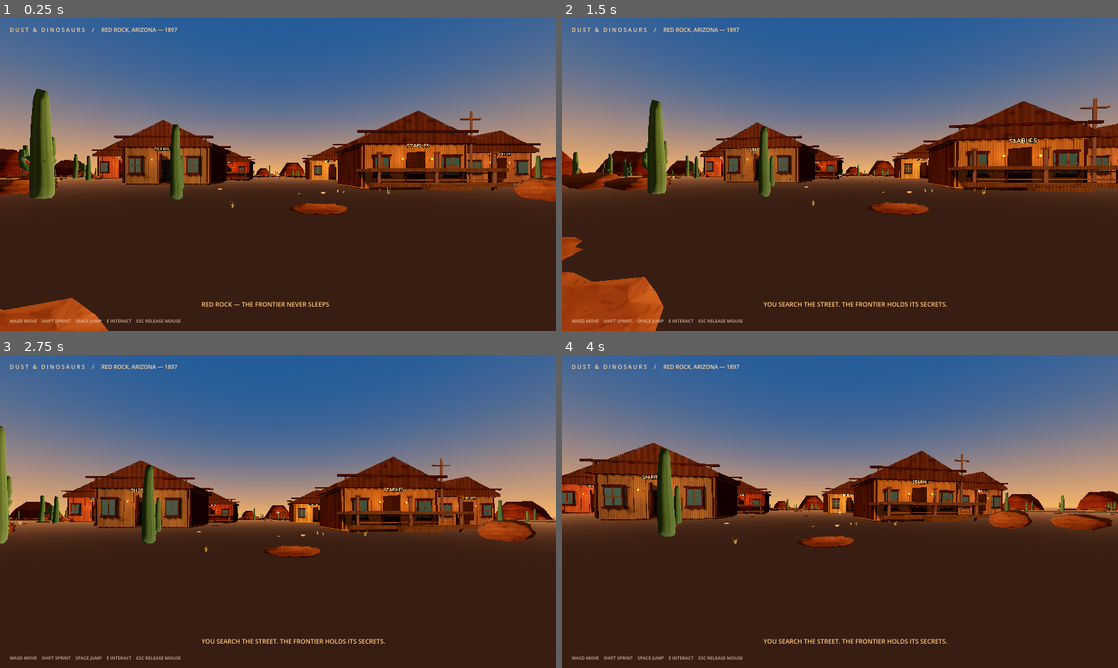
Above: before the commit, frames 1-4 (two rows, left to right).
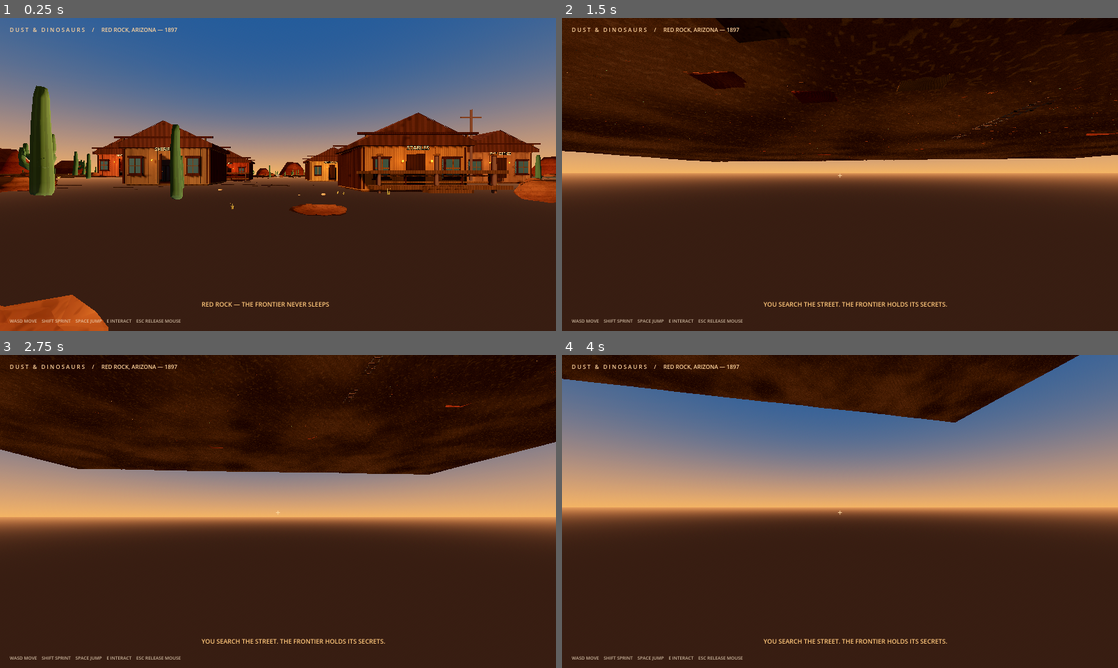
Above: after the commit, the same moments.

Repository: langermkyt-create/DUST-DINOSAURS
Game: Godot game, scene res://scenes/main.tscn
Same seed, same stepped clock (60 frames per second), same inputs: the game is played once before the commit and once after it.
Inputs (mouse positions are in pixels of both pictures, inside the frame that each line leads up to):
- Up to frame 1 (0.25 s): no input
- Up to frame 2 (1.5 s): tap Enter at 0.5 s; move the mouse to (867, 174) at 0.52 s; hold W from 0.53 s (still down); tap E at 0.6 s; tap Space at 0.77 s; move the mouse to (812, 174) at 1.27 s; tap Shift at 1.35 s
- Up to frame 3 (2.75 s): keep holding W; tap Space at 1.52 s; move the mouse to (289, 505) at 2.02 s; tap E at 2.1 s
- Up to frame 4 (4 s): keep holding W; move the mouse to (834, 517) at 2.77 s; tap Shift at 2.85 s; tap Space at 3.02, 3.77 s; move the mouse to (878, 514) at 3.52 s; tap E at 3.6 s

The runs differ from the first frame. In frame 1, 4.2% of the frame differs, in the area x 0-100%, y 21-100%; in frame 2, 55%, in the area x 0-100%, y 0-100%; in frame 3, 49%; in frame 4, 26%.

Commit message:
Deepen Arizona basin and arroyo terrain relief

Diff:
--- a/scripts/world.gd
+++ b/scripts/world.gd
@@ -3,7 +3,7 @@
 const PREVIEW_TWEEN_SPEED_SCALE := 3.5
 const PREVIEW_WAYPOINT_HOLD_SECONDS := 0.2
 const PREVIEW_CAMERA_FOV := 56.0
-const TERRAIN_MESH_SEGMENTS := 224
+const TERRAIN_MESH_SEGMENTS := 256
 var player: CharacterBody3D
 var message_label: Label
 func _ready() -> void:
@@ -266,14 +266,23 @@
 	return -76.0 + sin(world_x * 0.018) * 16.0 + bend_noise
 
 func _terrain_height(world_xz: Vector2) -> float:
+	# Broad basin undulation, overlapping dune fields and a persistent arroyo profile
+	# give the 1897 Arizona ground a readable landform instead of a near-flat plane.
+	var basin := _terrain_fbm(world_xz * 0.010)
 	var dune := _terrain_fbm(world_xz * 0.018)
 	var fine_dune := _terrain_fbm(world_xz * 0.072)
+	var basin_roll := sin(world_xz.x * 0.011 + basin * 2.2) * 0.24
+	basin_roll += cos(world_xz.y * 0.013 - basin * 1.7) * 0.18
 	var ripple := sin(world_xz.dot(Vector2(0.72, 0.69)) * 1.35
 		+ _terrain_fbm(world_xz * 0.045) * 5.0)
 	var wash_distance := absf(world_xz.y - _terrain_wash_center(world_xz.x))
-	var channel := exp(-pow(wash_distance / 9.0, 2.0))
-	var shoulder := exp(-pow((wash_distance - 13.0) / 5.0, 2.0))
-	return (dune - 0.5) * 1.15 + (fine_dune - 0.5) * 0.22 		+ ripple * 0.035 - channel * 0.5 + shoulder * 0.12
+	var channel := exp(-pow(wash_distance / 10.5, 2.0))
+	var shoulder := exp(-pow((wash_distance - 15.5) / 6.0, 2.0))
+	var wash_ripple := sin(world_xz.x * 0.65 + _terrain_fbm(world_xz * 0.12) * 2.0)
+	wash_ripple *= 0.025 * exp(-wash_distance / 28.0)
+	return (basin - 0.5) * 1.6 + (dune - 0.5) * 1.2 \
+		+ (fine_dune - 0.5) * 0.30 + basin_roll + ripple * 0.05 \
+		- channel * 0.78 + shoulder * 0.22 + wash_ripple
 
 func _is_predator_sightline(angle: float) -> bool:
 	var predator_bearing := Vector2(70.0, -112.0).angle()
--- a/tests/test_terrain_relief.gd
+++ b/tests/test_terrain_relief.gd
@@ -5,9 +5,20 @@
 	world.set_script(load("res://scripts/world.gd"))
 	var wash_center: float = world.call("_terrain_wash_center", 0.0)
 	var channel_height: float = world.call("_terrain_height", Vector2(0.0, wash_center))
-	var bank_height: float = world.call("_terrain_height", Vector2(0.0, wash_center + 12.0))
-	if bank_height - channel_height < 0.25:
-		_fail(world, "The dry arroyo must be visibly lower than its bank shoulders.")
+	var bank_height: float = world.call("_terrain_height", Vector2(0.0, wash_center + 15.5))
+	if bank_height - channel_height < 0.55:
+		_fail(world, "The dry arroyo must sit clearly below its raised bank shoulders.")
+		return
+
+	var min_sample := 1.0e20
+	var max_sample := -1.0e20
+	for x in range(-160, 161, 20):
+		for z in range(-160, 161, 20):
+			var height: float = world.call("_terrain_height", Vector2(float(x), float(z)))
+			min_sample = minf(min_sample, height)
+			max_sample = maxf(max_sample, height)
+	if max_sample - min_sample < 1.0:
+		_fail(world, "The basin and dune fields must create measurable large-scale elevation variation.")
 		return
 
 	var mesh: ArrayMesh = world.call("_make_terrain_mesh", 48)
@@ -22,14 +33,21 @@
 		return
 	var min_height := 1.0e20
 	var max_height := -1.0e20
-	for vertex in vertices:
-		min_height = minf(min_height, vertex.y)
-		max_height = maxf(max_height, vertex.y)
+	var average_up := 0.0
+	for index in range(vertices.size()):
+		min_height = minf(min_height, vertices[index].y)
+		max_height = maxf(max_height, vertices[index].y)
+		average_up += normals[index].y
+	average_up /= float(normals.size())
 	if max_height - min_height < 0.25:
 		_fail(world, "Terrain relief mesh must contain measurable elevation variation.")
 		return
-	print("Terrain relief regression passed: winding arroyo, raised shoulders, ", vertices.size() / 3,
-		" triangles, and matching generated vertex normals.")
+	if average_up < 0.97:
+		_fail(world, "Terrain triangle winding must produce upward-facing ground normals.")
+		return
+	print("Terrain relief regression passed: basin=", snappedf(max_sample - min_sample, 0.01),
+		" m range, arroyo bank=", snappedf(bank_height - channel_height, 0.01),
+		" m above channel, ", vertices.size() / 3, " triangles and upward normals.")
 	world.free()
 	quit(0)
 
Not shown, changed: DEVELOPMENT_LOG.md
